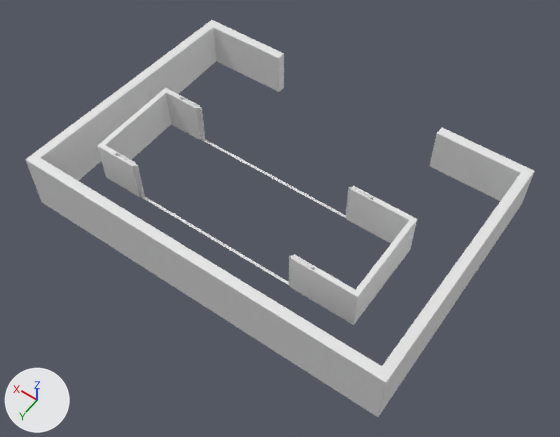
Before and after pictures for a commit that changed the Blender file dream_house.blend.
One viewpoint serves both versions: a 50 mm camera at (-19.9, 24.7, 39.8) aimed at (-1.1, -1.5, -1.4). The axes (+X, +Y, +Z) are drawn at lower left. The lights are the same throughout. Mesh edges are drawn as thin lines on the coarser meshes.

Before the edit, the objects in view are built like this:
```python
me_cube = bpy.data.meshes.new('Cube')
me_cube.from_pydata(...)  # 112 vertices, 58 faces; spans x -0.18..4.37, y -3.39..3.37, z -1.0..2.07
me_cube.polygons.foreach_set('use_smooth', [True] * 58)
me_cube_002 = bpy.data.meshes.new('Cube.002')
me_cube_002.from_pydata(...)  # 200 vertices, 169 faces; spans x -13.7..13.8, y -19.2..0.3, z -2.4..2.0
me_cube_014 = bpy.data.meshes.new('Cube.014')
me_cube_014.from_pydata(...)  # 1824 vertices, 1800 faces; spans x -1.0..19.0, y -6.0..256.0, z -1.0..1.0
ob_boundary_wall = bpy.data.objects.new('Boundary Wall', me_cube_002)
ob_boundary_wall.location = (0.0, 6.05, 0.0)
ob_ground_floor_door = bpy.data.objects.new('Ground Floor Door', me_cube_014)
ob_ground_floor_door.location = (-6.1, 3.13, 1.53)
ob_ground_floor_door.scale = (0.751, -0.0251, 1.52)
ob_left_ground_floor_wall = bpy.data.objects.new('Left Ground Floor Wall', me_cube)
ob_left_ground_floor_wall.location = (-9.73, 0.0, 1.0)
# also in view: 'Right Ground Floor Wall' at (8.4, 0.0, 1.5); 'Door Track' at (0.7, 0.0, 0.0)
```
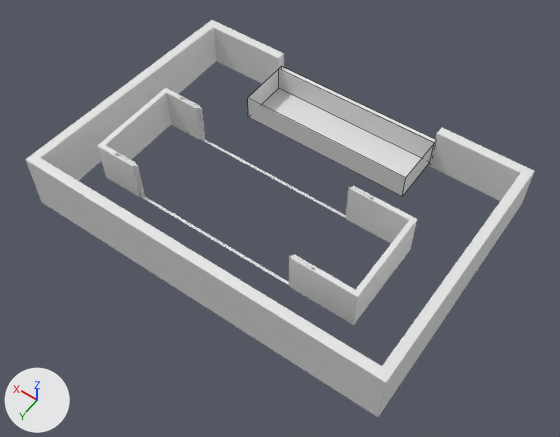
Commit message: Create Pool

Boxes [x1, y1, x2, y2] around the edits, measured in the pictures (560 x 437 px):
'Pool', added: after [248, 66, 435, 196]

The change, as a list of edits to the scene's bpy script:
```text
Add me_cube_004:
    me_cube_004.from_pydata([(-6.72, -1.98, -1.0), (-6.72, -1.98, 1.0), (-6.72, 1.98, -1.0), (-6.72, 1.98, 1.0), (6.72, -1.98, -1.0), (6.72, -1.98, 1.0), (6.72, 1.98, -1.0), (6.72, 1.98, 1.0), (6.72, -2.36, -1.54), (-6.72, -2.36, -1.54), (-6.72, -1.98, 1.0), (-6.72, -2.01, 1.0), (-6.72, -1.99, 1.0), (6.72, -2.01, 1.0), (6.72, -1.98, 1.0), (6.72, -1.99, 1.0), (-6.72, -2.33, 1.0), (-6.72, -2.36, 0.97), (-6.72, -2.35, 0.99), (6.72, -2.36, 0.97), (6.72, -2.33, 1.0), (6.72, -2.35, 0.99)], [], [(0, 1, 3, 2), (2, 3, 7, 6), (6, 7, 5, 4), (4, 5, 1, 0), (2, 6, 4, 0), (13, 11, 12, 15), (15, 12, 10, 14), (19, 17, 18, 21), (21, 18, 16, 20), (11, 13, 20, 16), (1, 5, 14, 10), (17, 19, 8, 9)])
Add ob_pool:
    ob_pool = bpy.data.objects.new('Pool', me_cube_004)
    ob_pool.location = (0.03, -10.4, -1.02)
```
